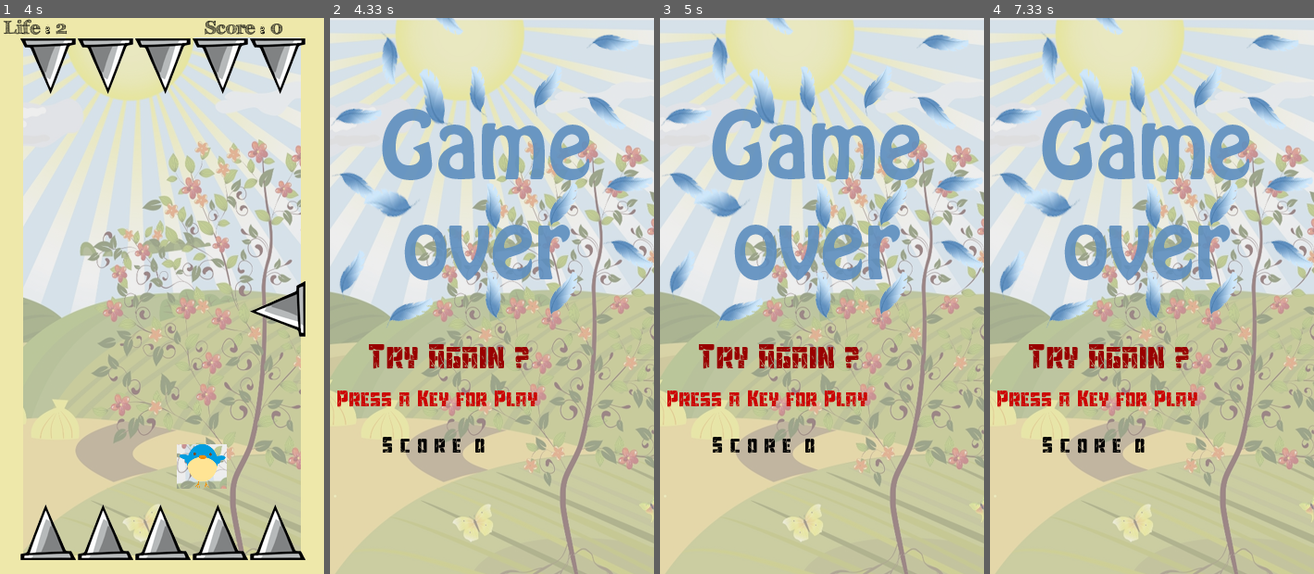
Above: before the commit, frames 1-4 (left to right).
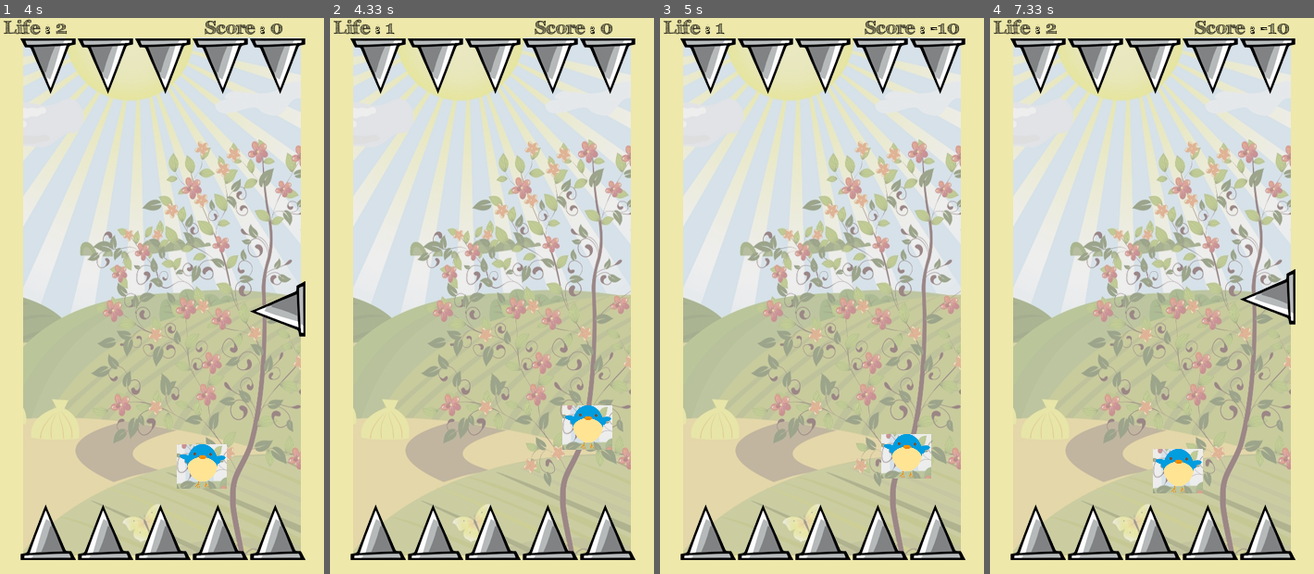
Above: after the commit, the same moments.

Repository: CharlyJazz/Pygame-Dont-touch-the-Spike
Game: pygame game, started from Main.py
The game is run twice, just before and just after one commit, with the same random seed, the same clock (stepped at 60 frames per second) and the same inputs.
Inputs:
- Up to frame 1 (4 s): tap Space at 0.33, 0.67, 1.07, 1.37, 1.57, 1.9, 2.2, 2.4, 2.7, 2.97, 3.3, 3.6, 3.73 s
- Up to frame 2 (4.33 s): tap Space at 4.13 s
- Up to frame 3 (5 s): tap Space at 4.43, 4.8 s
- Up to frame 4 (7.33 s): tap Space at 5.2, 5.5, 5.7, 6, 6.2, 6.53, 6.83, 7.03 s

Frame 1 is identical in both runs. In frame 2, 37% of the frame differs, in the area x 0-100%, y 0-100%; in frame 3, 37%; in frame 4, 38%.

Commit message:
wohoo!! more logic

Diff:
--- a/Bird.py
+++ b/Bird.py
@@ -1,15 +1,10 @@
 # coding=utf-8
-
-
 from Variables import *
 import pygame
-
-
 
 class Bird(pygame.sprite.Sprite):
     def __init__(self, x, y, vel):
         self.vel = vel
-        self.radius = 25
         self.sprite = pygame.image.load(bird)
         self.rect = self.sprite.get_rect()
         self.rect.x = x
@@ -32,20 +27,27 @@
         self.rect.y += self.vel[1]
         self.vel[1] = 0.9*self.vel[1] + self.gravity*1.4
 
-        if self.rect.x > WIDTH-self.rect[3]: #RIGHT COLLITION
+        if self.rect.x > WIDTH-self.rect[3]:               #RIGHT COLLITION
             self.vel[0] *= -1
 
-        if self.rect.x < 0:                  #LEFT COLLITION
+        if self.rect.x < 0:                                #LEFT COLLITION
             self.vel[0] *= -1
 
-        if self.rect.y > HEIGHT-self.rect[3]:#BOTTOM COLLITION
+        if self.rect.y > HEIGHT-self.rect[3]*2.5:          #BOTTOM COLLITION
             self.vel[1] *= -1
 
-        if self.rect.y < 0:                  #TOP COLLITION
+        if self.rect.y < self.rect[3]*1.5:                 #TOP COLLITION
             self.rect.y += 3
             self.vel[1] *= -1
 
+    def pain(self, int):
+        """Getter for pain jump when the bird touch de SPIKES
+        top or bottom
+        """
+        self.vel[1] = int
+
     def up(self):
+        """Jump"""
         self.vel[1] -= 2
         self.jump_sound.play()
 
--- a/Main.py
+++ b/Main.py
@@ -58,7 +58,7 @@
         self.HandlingLife = Create_life(self.life)
         """Menu"""
         self.HandlingMenu = Create_menu()
-        self.ElementMenu = [self.HandlingMenu.title1, self.HandlingMenu.title2, self.HandlingMenu.title3,self.HandlingMenu.copy_right]
+        self.ElementMenu = [self.HandlingMenu.title1, self.HandlingMenu.title2, self.HandlingMenu.title3, self.HandlingMenu.copy_right]
         self.mainScreen = True
         self.starGame = False
         """"Try Again Handling"""
@@ -91,16 +91,20 @@
             if self.rectCharacter[1] < 80: #TOP
                 while self.collitionActive == False:
                     self.score -= 10
-                    self.life -= 1
                     self.endGame = True
-                    self.try_again()
+                    self.life -=1
+                    self.HandlingLife = Create_life(self.life)
+                    self.character.pain(random.randint(4,7))
+                    self.collitionActive = True
 
             if self.rectCharacter[1] >= HEIGHT - 130 and self.rectCharacter[1] <= HEIGHT: #BOTTOM
                 while self.collitionActive == False:
                     self.score -= 10
-                    self.life -= 1
                     self.endGame = True
-                    self.try_again()
+                    self.life -=1
+                    self.HandlingLife = Create_life(self.life)
+                    self.character.pain(-6)
+                    self.collitionActive = True
 
     def rightlimitbool(self):
         self.turn_Active = True
@@ -269,8 +273,6 @@
                     self.HandlingLife = Create_life(self.life)
                     pygame.mixer.music.play(-1)
                     self.main()
-                    self.endGame = False
-                    break
 
     def main(self):
         """"Grand Game"""
--- a/Variables.py
+++ b/Variables.py
@@ -7,7 +7,7 @@
 side2 = 25
 HEIGHT = 500+2*side1
 WIDTH = 300+2*side2
-caption = 'Loco Parajo Mexicano'
+caption = 'Dont touch the spikes'
 size = [WIDTH, HEIGHT]
 files = ['b.png', 'd.png', 'o.png', 'p.png', 'jump.mp3', 'm.mp3']
 background_game, spike, gameover, bird, jump, music = files
